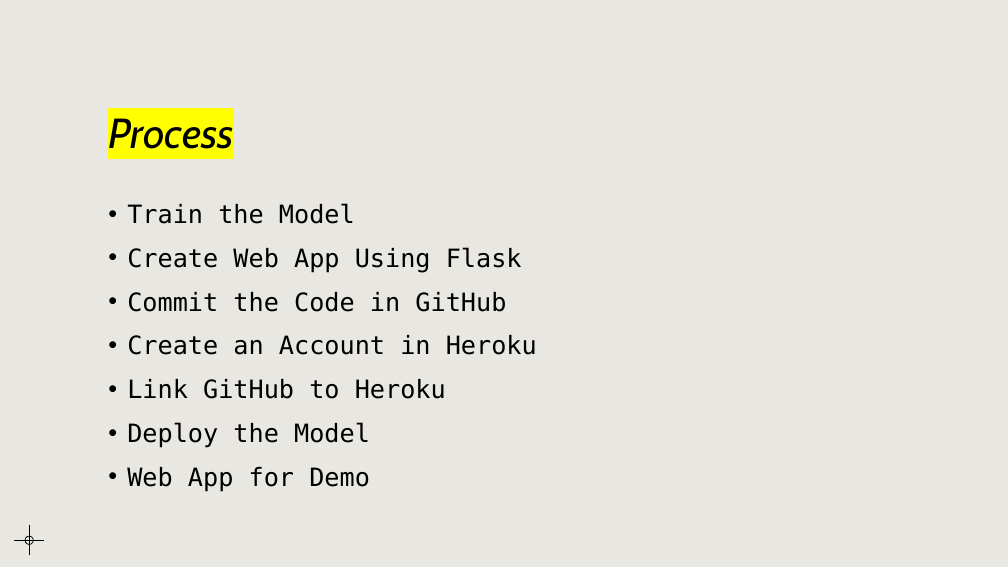
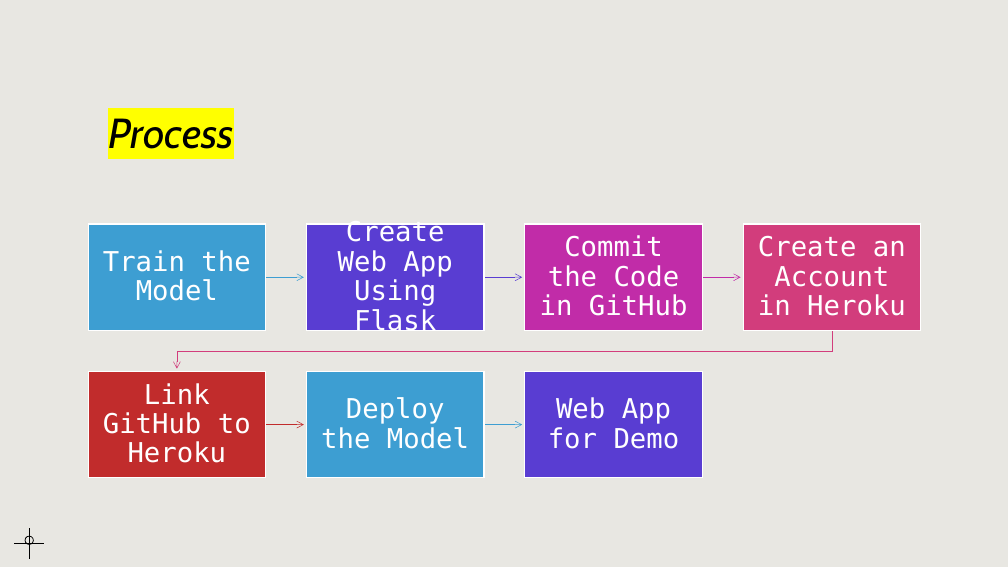
Before and after one commit to ashante112/final_project, a slide deck: slide 4 of Presentation.pptx. Drawn at 1008x567 pixels with LibreOffice and Linux fonts; fonts in the diff are those of the drawing. Boxes give left, top, right and bottom in pixels: in the first picture for what was removed or moved away, otherwise in the second. Text is boxed around its words. In the diff, an @@ line names an element or a change of style, - is before the commit and + after.

```diff
--- a/Presentation.pptx
+++ b/Presentation.pptx
@@ text removed at [127,203,537,492] @@
-• Train the Model
-• Create Web App Using Flask
-• Commit the Code in GitHub
-• Create an Account in Heroku
-• Link GitHub to Heroku
-• Deploy the Model
-• Web App for Demo
@@ group added at [88,220,921,478]: 7 rectangles, 7 texts, 6 freeform shapes @@
+Train the Model
+Create Web App Using Flask
+Commit the Code in GitHub
+Create an Account in Heroku
+Link GitHub to Heroku
+Deploy the Model
+Web App for Demo
@@ ellipse removed at [25,536,33,544] @@
@@ ellipse added at [25,536,33,544], outline #000000 0.75 pt @@
@@ line removed from (29, 555) to (29, 526) @@
@@ line added from (29, 559) to (29, 529), #000000 0.75 pt @@
@@ line removed from (14, 541) to (44, 541) @@
@@ line added from (14, 544) to (44, 544), #000000 0.75 pt @@
```
Also in this commit, not shown: 6 other slides changed, 1 slide added, 1 slide removed, 6 other files.
